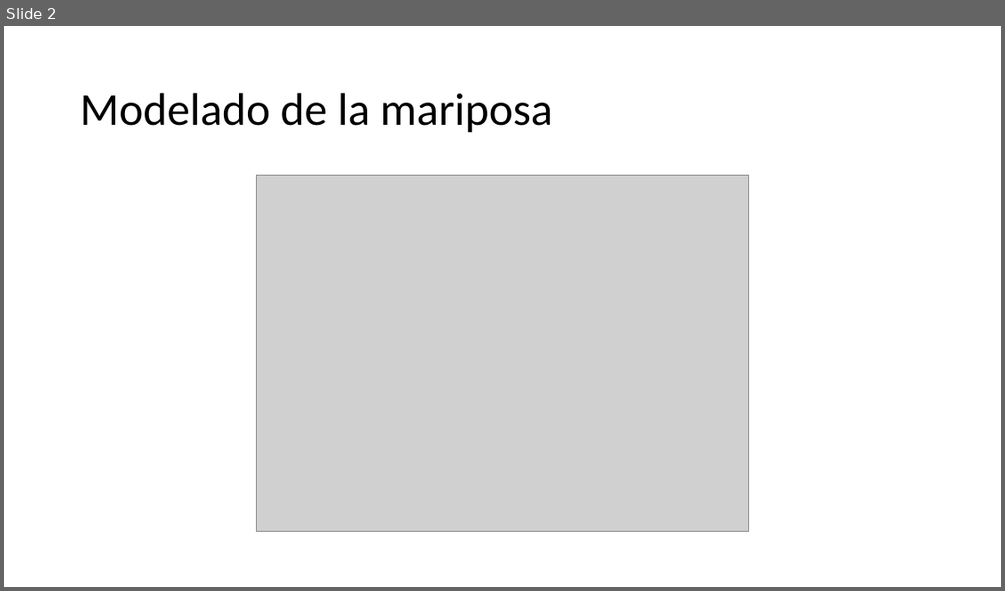
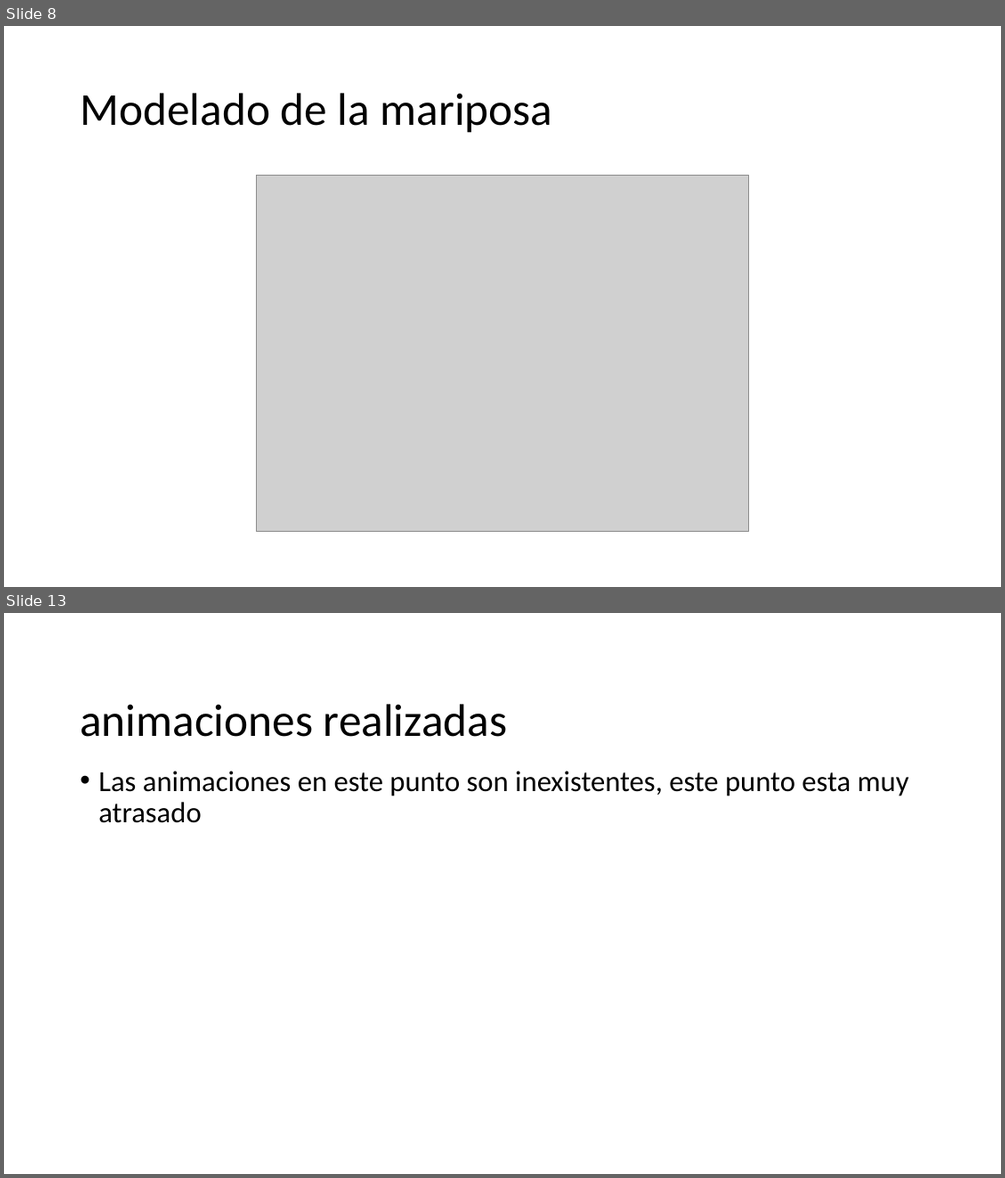
Before and after one commit to EzioFenix/Proyecto_computacion_grafica_2024-1, a slide deck: Presentación del progreso.pptx. Shown one above the other, each under a label of ours: slide 2 before the commit, slides 8 and 13 after it; the slides between them are not shown. The pictures are 1005x591 and 1005x1178 pixels, drawn with LibreOffice and Linux fonts; fonts in the diff are those of the drawing; grey boxes stand for pictures. Boxes give left, top, right and bottom in pixels: in the first picture for what was removed or moved away, otherwise in the second. Text is boxed around its words. In the diff, an @@ line names an element or a change of style, - is before the commit and + after.

```diff
--- a/Presentación del progreso.pptx
+++ b/Presentación del progreso.pptx
@@ slide 13 added at [4, 613, 1001, 1174], background #FFFFFF @@
@@ title added at [80, 704, 507, 737], 44 pt, text #000000 @@
+animaciones realizadas
@@ text added at [98, 771, 909, 823], 28 pt, text #000000 @@
+• Las animaciones en este punto son inexistentes, este punto esta muy atrasado
@@ what was slide 2 is now slide 8 @@
```
Also in this commit, not shown: 2 slides changed, 10 other slides added, 3 other files.
